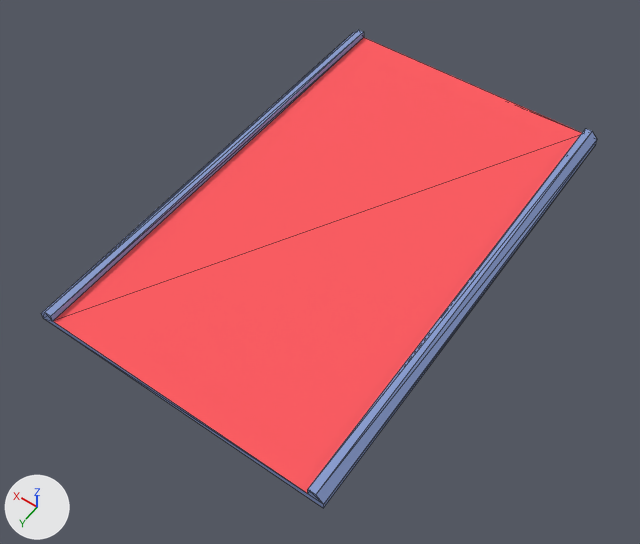
The glTF model assets/models/tile-straight.glb, before and after one commit.
Camera for both pictures: a 50 mm lens placed at (-18.19, 7.42, 21.18), pointed at (-8.21, -6.55, -0.77). Every picture has the same lights, and +X, +Y and +Z are marked at lower left. The first picture is the older version. Mesh edges are drawn as thin lines. Where no turn or scale is listed for an object, it has been applied to the vertices. Vertices at exactly the same position are counted once.

Names of what the first picture shows: 'tile-straight'.
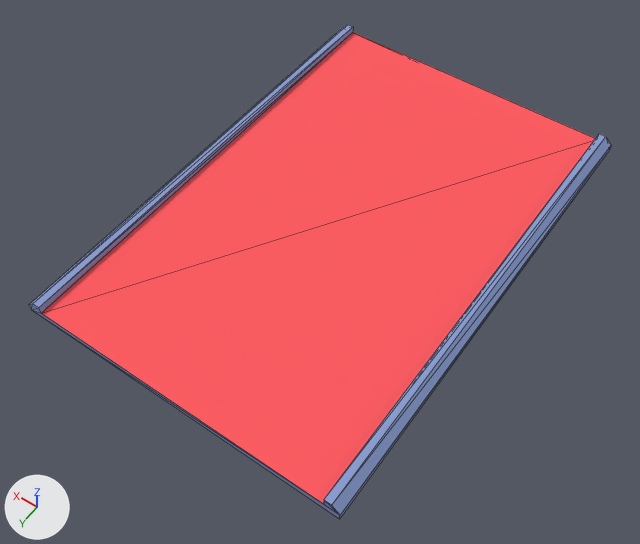
Diff of the bpy script that builds the scene:
```diff
--- a/assets/models/tile-straight.glb.py
+++ b/assets/models/tile-straight.glb.py
@@ me_tile_straight_002 @@
 # used by ob_tile_straight; location = (0.0, 0.0, 0.0)
-me_tile_straight_002.from_pydata(...)  # 20 vertices, 36 faces; spans x -13.0..-3.0, y -16.0..0.0, z 0.0..0.5
+me_tile_straight_002.from_pydata(...)  # 20 vertices, 36 faces; spans x -5.5..5.5, y -8.0..8.0, z 0.0..0.5
+# me_tile_straight_002 part 1: the whole mesh is rebuilt
 me_tile_straight_002.materials.append(mat_base)
@@ ob_tile_straight @@
 ob_tile_straight = bpy.data.objects.new('tile-straight', me_tile_straight_002)
-ob_tile_straight.location = (0.0, 0.0, 0.0)
+ob_tile_straight.location = (-8.0, -8.0, 0.0)
```

Location of each change, [x1, y1, x2, y2] in pixels of the pictures (640 x 544 px):
'tile-straight', reshaped, moved
    before: [41, 30, 597, 508]
    after: [29, 25, 611, 519]
